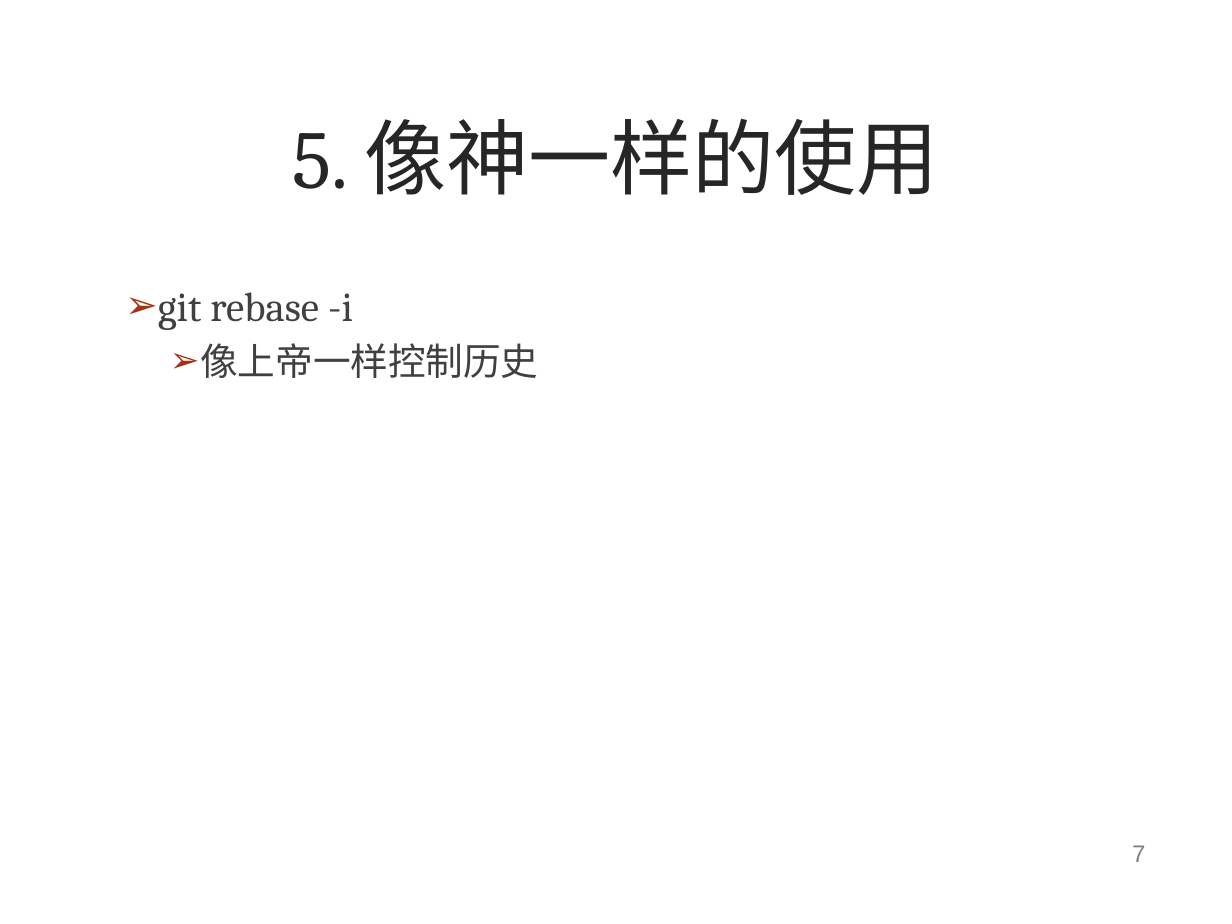
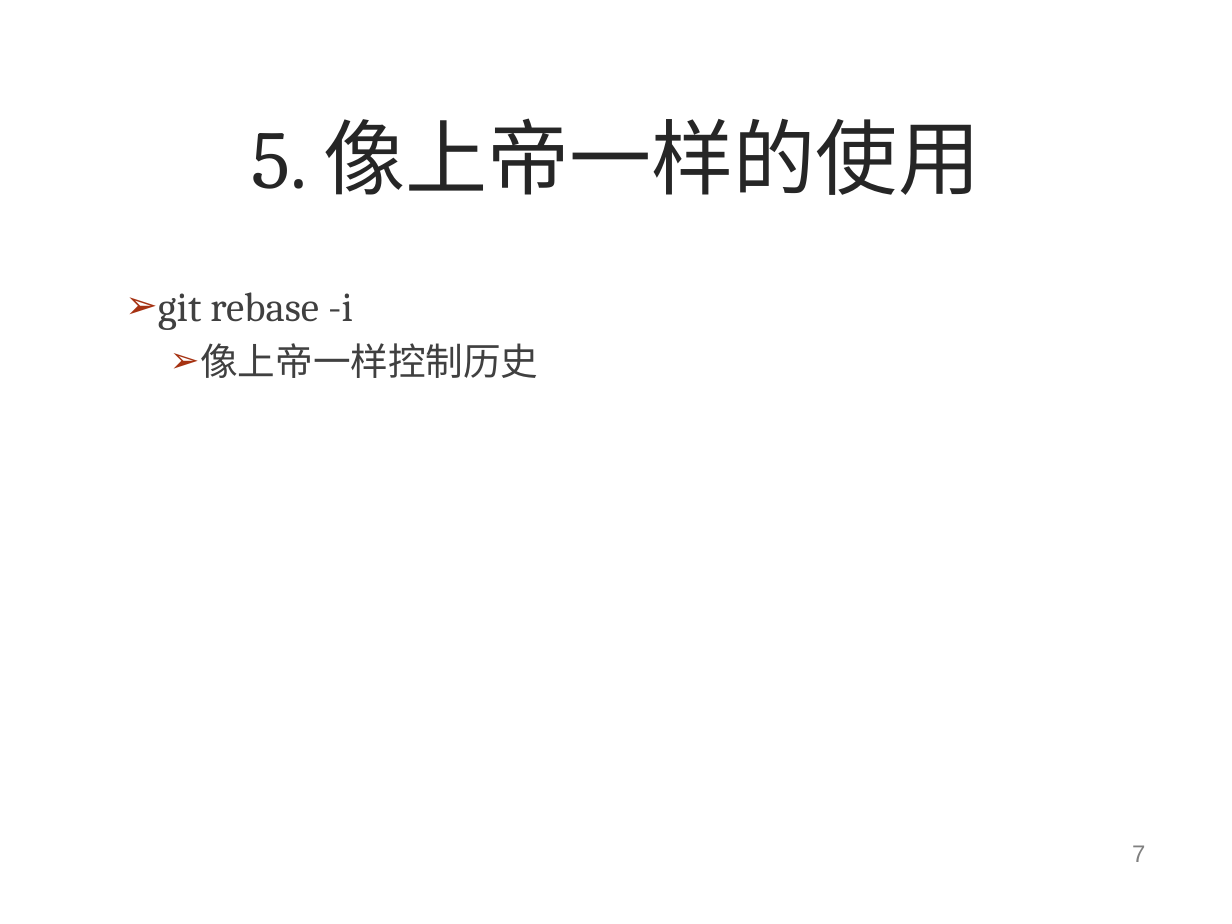
Before and after one commit to oldratlee/software-practice-thoughts, a slide deck: slide 8 of git/git-gitlab-usage.pptx. Drawn at 1232x924 pixels with LibreOffice and Linux fonts; fonts in the diff are those of the drawing; background and template pictures are left out. Boxes give left, top, right and bottom in pixels: in the first picture for what was removed or moved away, otherwise in the second. Text is boxed around its words. In the diff, an @@ line names an element or a change of style, - is before the commit and + after.

```diff
--- a/git/git-gitlab-usage.pptx
+++ b/git/git-gitlab-usage.pptx
@@ title at (252, 118, 980, 195): text changed @@
-5. 像神一样的使用
+5. 像上帝一样的使用
```
Also in this commit, not shown: 5 other slides changed, 1 slide added.
